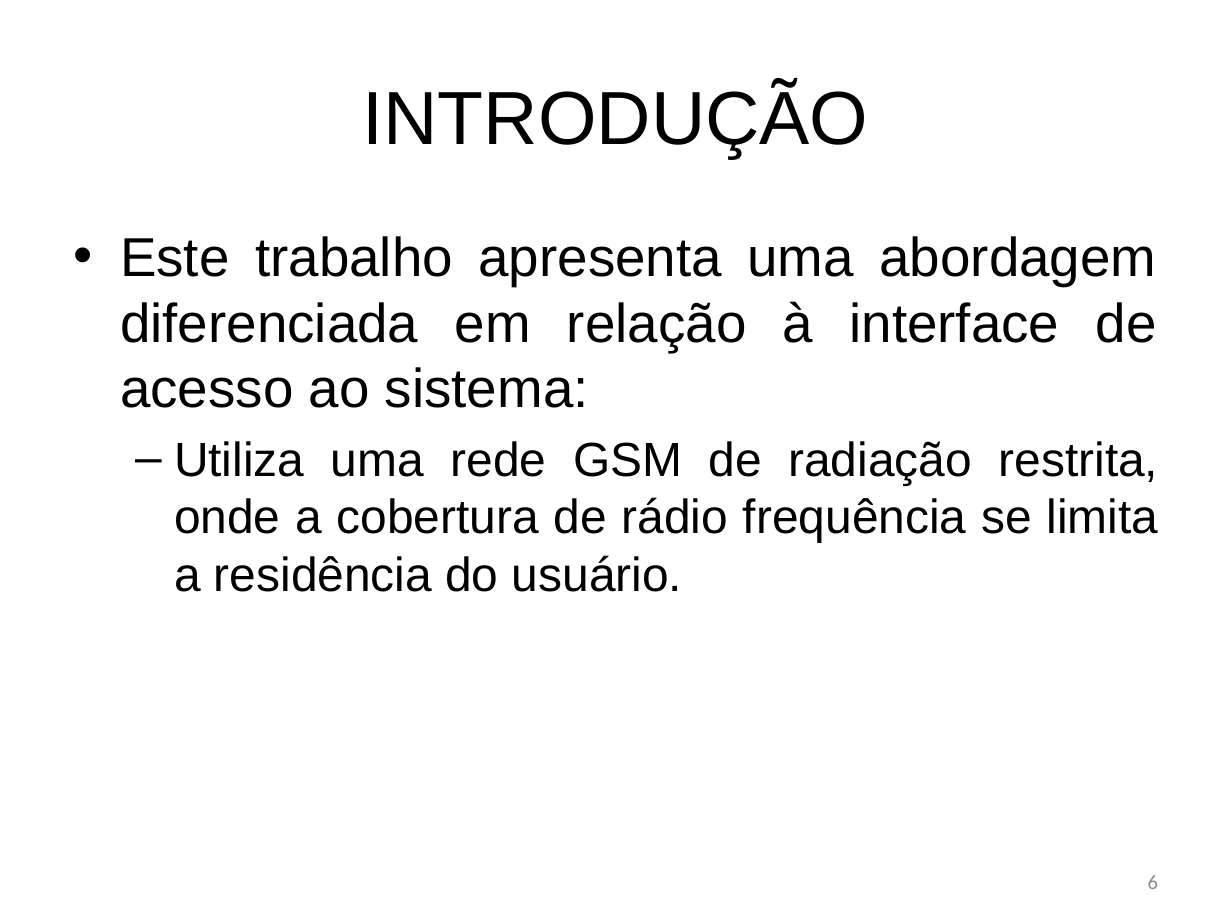
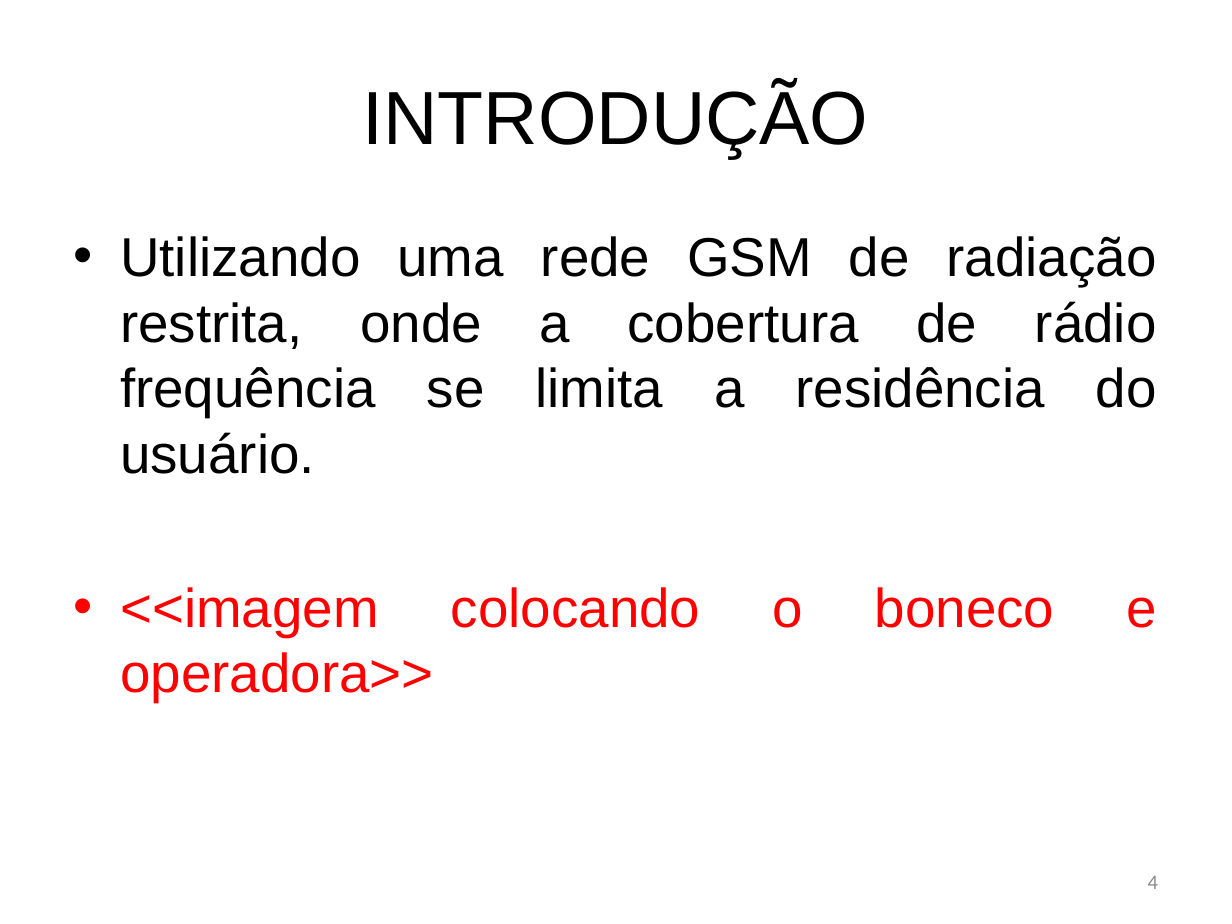
Before and after one commit to bengelbert/ifsc, a slide deck: slide 4 of tcc/docs/monograph.pptx (slide 6 before the commit). Drawn at 1232x924 pixels with LibreOffice and Linux fonts; fonts in the diff are those of the drawing. Boxes give left, top, right and bottom in pixels: in the first picture for what was removed or moved away, otherwise in the second. Text is boxed around its words. In the diff, an @@ line names an element or a change of style, - is before the commit and + after.

```diff
--- a/tcc/docs/monograph.pptx
+++ b/tcc/docs/monograph.pptx
@@ text at (120, 236, 1157, 637): text changed; size 28 to 32 pt @@
-• Este trabalho apresenta uma abordagem diferenciada em relação à interface de acesso ao sistema:
-  – Utiliza uma rede GSM de radiação restrita, onde a cobertura de rádio frequência se limita a residência do usuário.
+• Utilizando uma rede GSM de radiação restrita, onde a cobertura de rádio frequência se limita a residência do usuário.
+• <<imagem colocando o boneco e operadora>>
@@ page number at (1148, 876, 1158, 889): text changed @@
-6
+4
```
Also in this commit, not shown: 7 other slides changed, 1 slide added, 30 slides removed, 1 other file.
